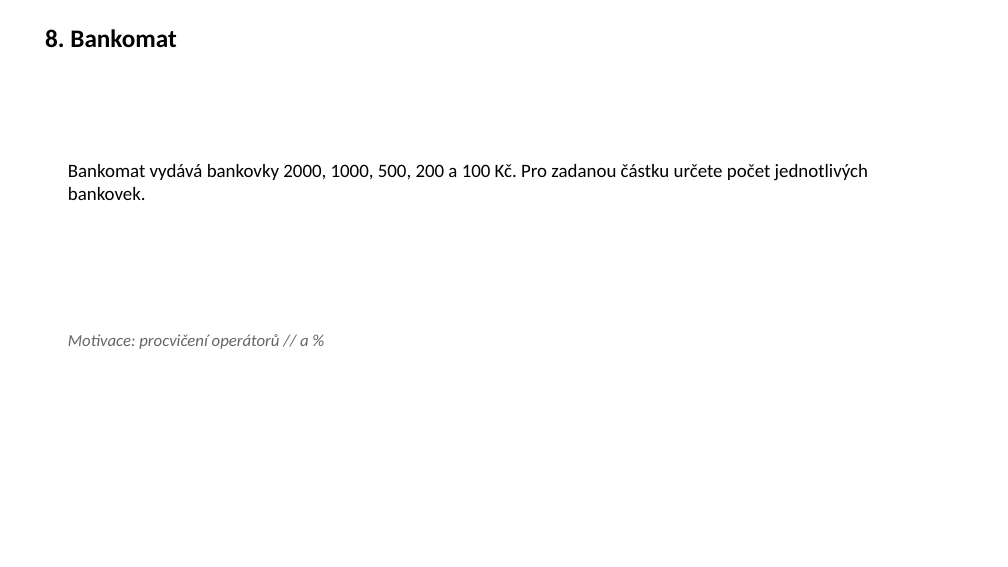
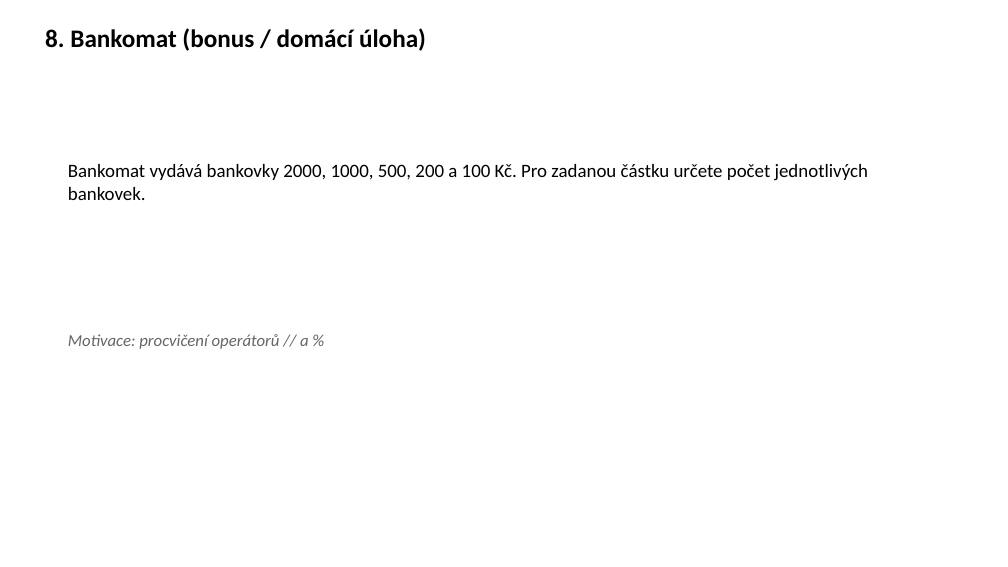
Before and after one commit to k155cvut/uvin, a slide deck: slide 9 of cviceni/cv2/uvin_cv2.pptx. Drawn at 1008x567 pixels with LibreOffice and Linux fonts; fonts in the diff are those of the drawing. Boxes give left, top, right and bottom in pixels: in the first picture for what was removed or moved away, otherwise in the second. Text is boxed around its words. In the diff, an @@ line names an element or a change of style, - is before the commit and + after.

Commit message:
cv2: uloha 8 jako bonus

```diff
--- a/cviceni/cv2/uvin_cv2.pptx
+++ b/cviceni/cv2/uvin_cv2.pptx
@@ text at <box>45,28,426,51</box>: text changed @@
-8. Bankomat
+8. Bankomat (bonus / domácí úloha)
```
Also in this commit, not shown: 1 other file.
